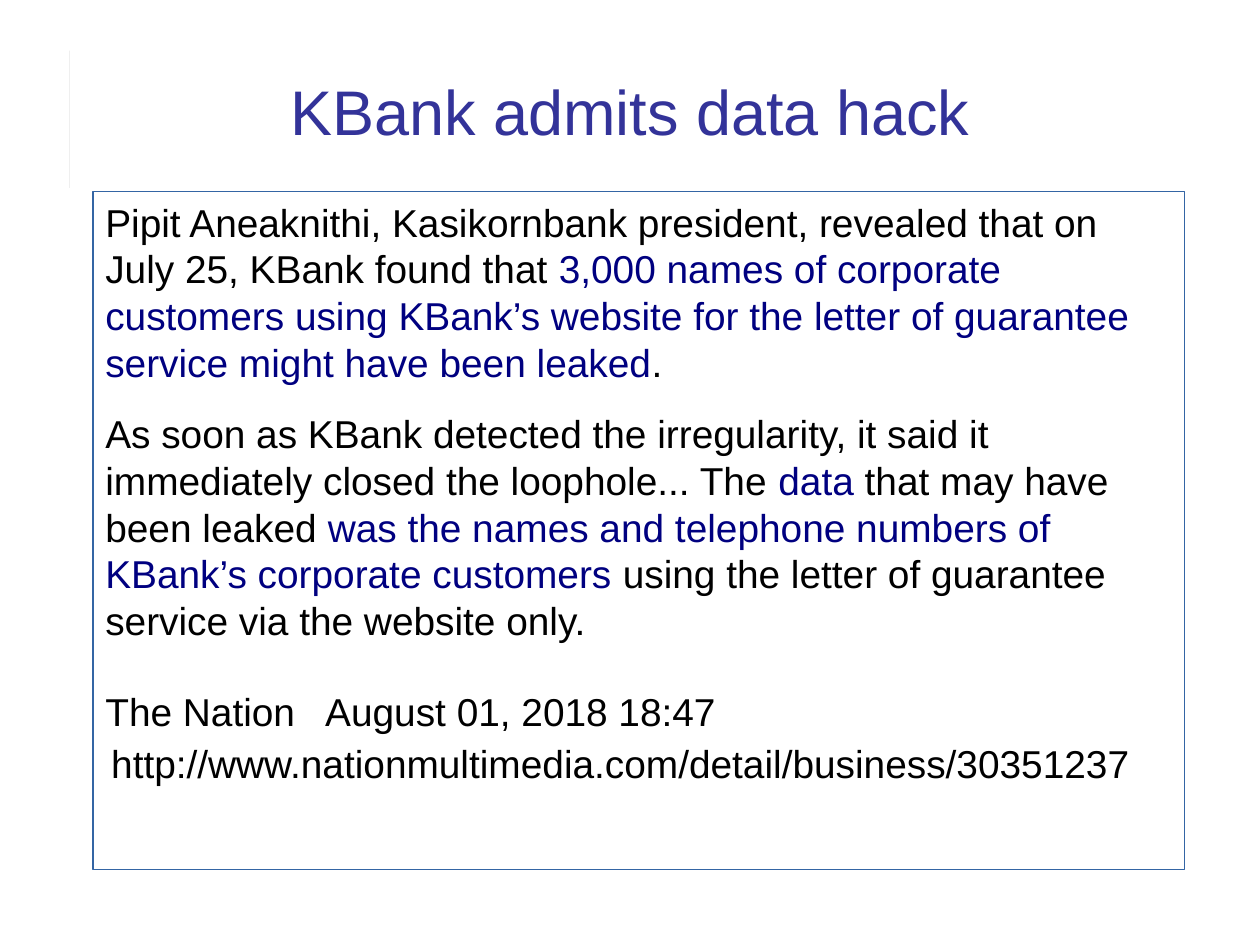
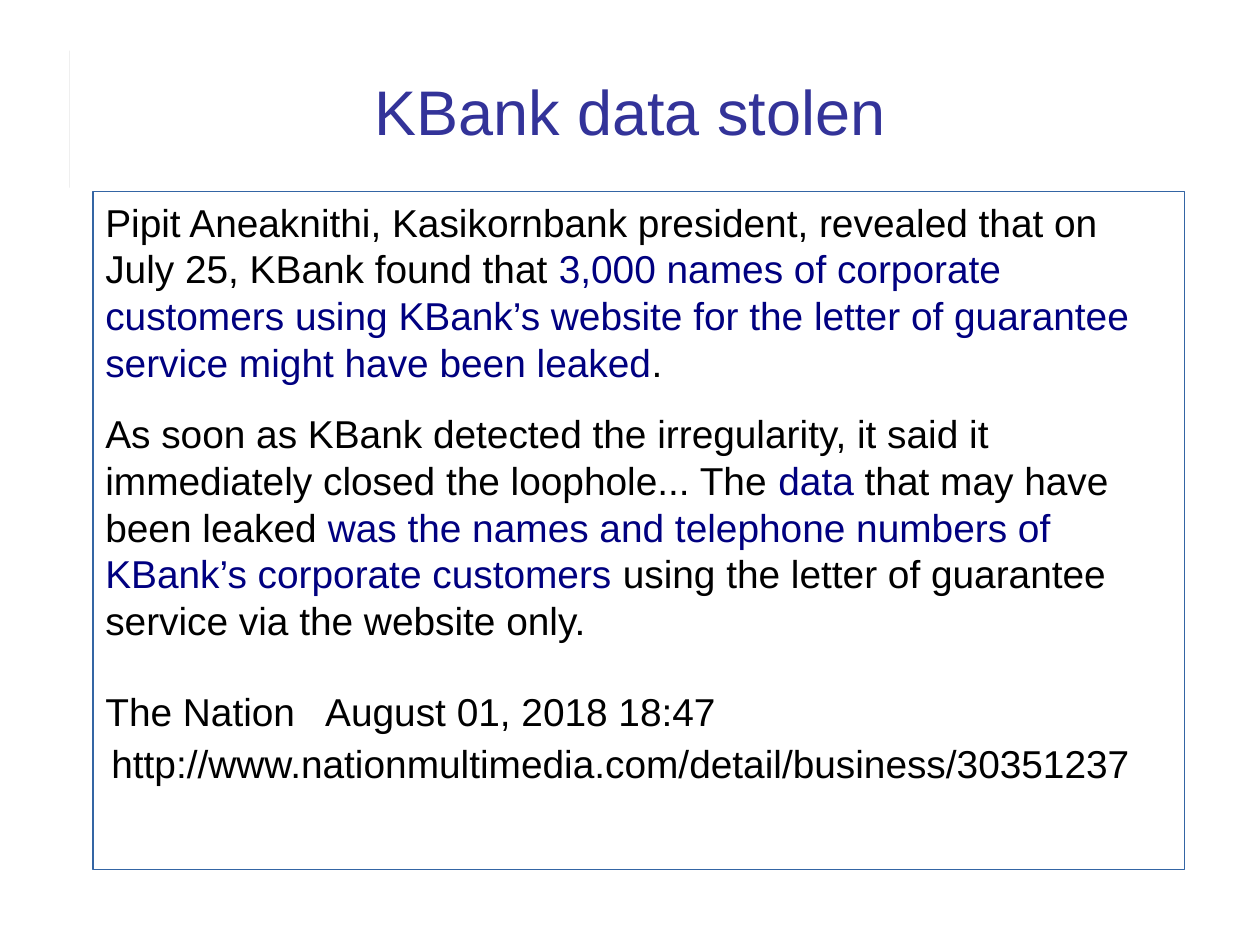
Before and after one commit to cpske/ISP, a slide deck: slide 2 of logging/Logging.ppt. Drawn at 1260x945 pixels with LibreOffice and Linux fonts; fonts in the diff are those of the drawing. Boxes give left, top, right and bottom in pixels: in the first picture for what was removed or moved away, otherwise in the second. Text is boxed around its words. In the diff, an @@ line names an element or a change of style, - is before the commit and + after.

```diff
--- a/logging/Logging.ppt
+++ b/logging/Logging.ppt
@@ title at [374,89,885,136]: text changed @@
-KBank admits data hack
+KBank data stolen
```
Also in this commit, not shown: 17 other slides changed, 1 slide added, 7 other files.
